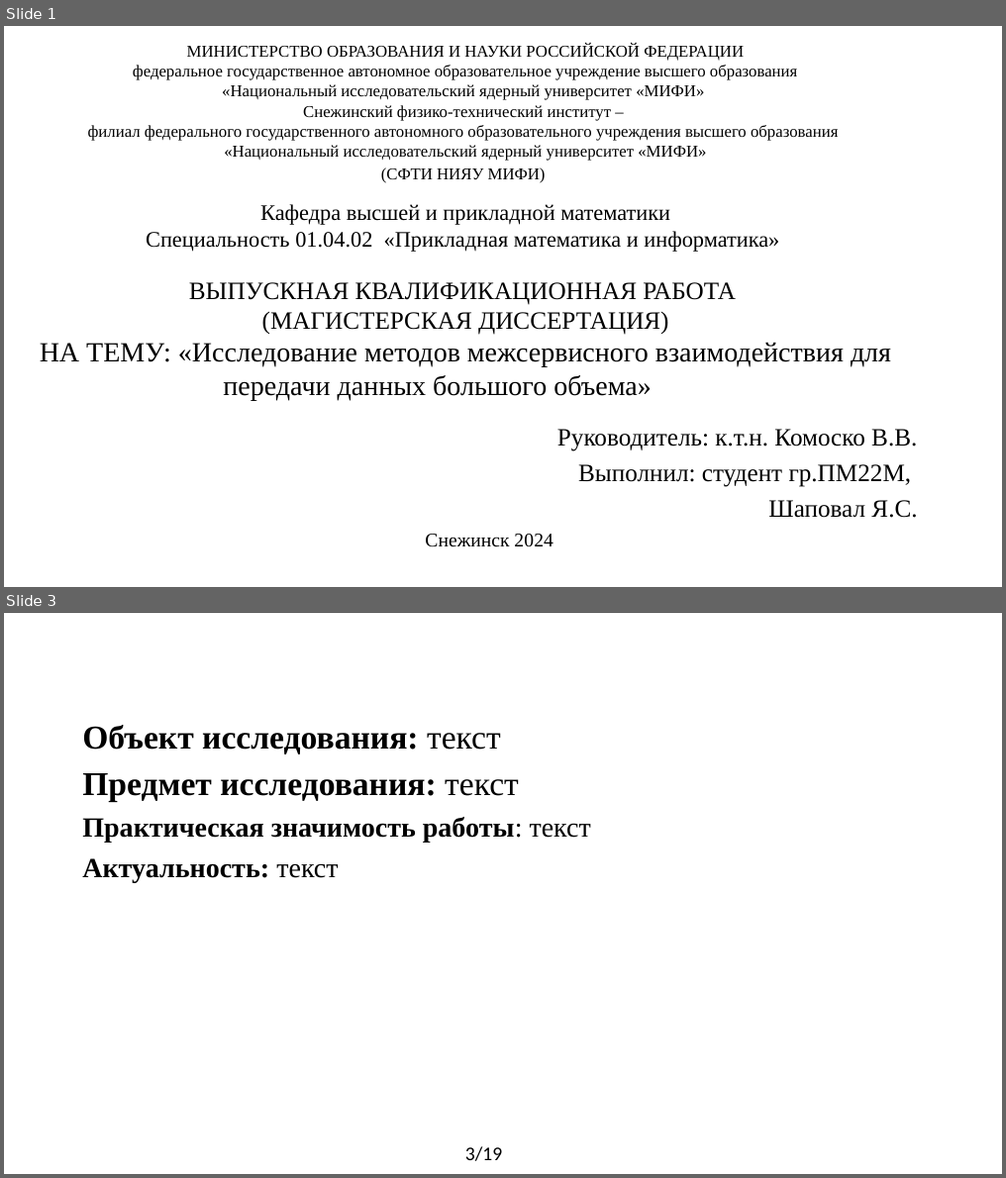
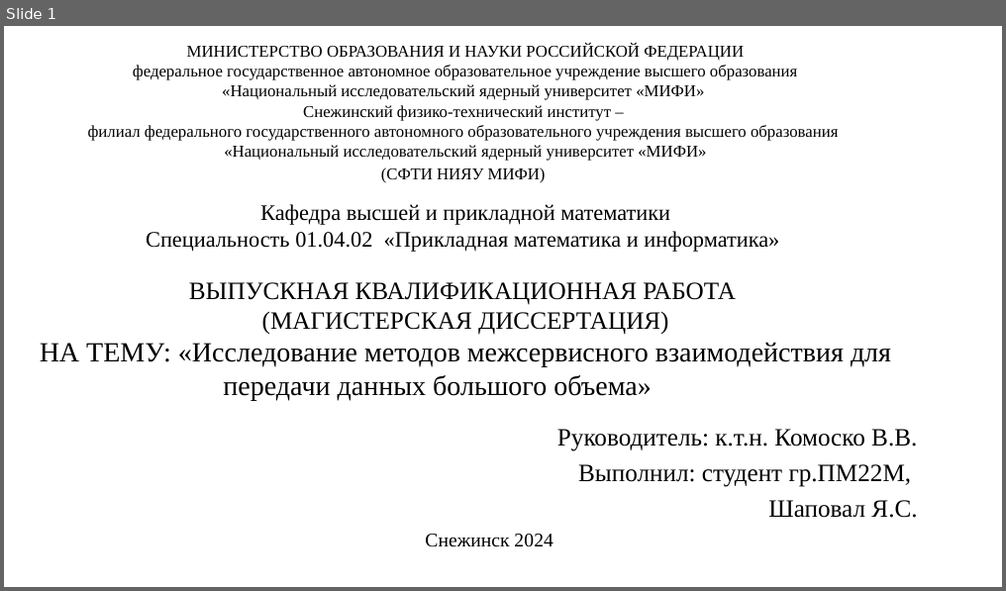
Before and after one commit to yaroslavshap/Http1_Http2_speed, a slide deck: documents/Презентация_Шаповал.pptx. Shown one above the other, each under a label of ours: slides 1 and 3 before the commit, slide 1 after it; the slides between them are not shown. The pictures are 1006x1178 and 1006x591 pixels, drawn with LibreOffice and Linux fonts; fonts in the diff are those of the drawing. Boxes give left, top, right and bottom in pixels: in the first picture for what was removed or moved away, otherwise in the second. Text is boxed around its words. In the diff, an @@ line names an element or a change of style, - is before the commit and + after.

```diff
--- a/documents/Презентация_Шаповал.pptx
+++ b/documents/Презентация_Шаповал.pptx
@@ slide 3 removed at bbox=[4, 613, 1002, 1174], background #FFFFFF @@
@@ text removed at bbox=[82, 725, 591, 882] @@
-Объект исследования: текст
-Предмет исследования: текст
-Практическая значимость работы: текст
-Актуальность: текст
@@ text removed at bbox=[465, 1147, 502, 1161] @@
-3/19
```
Also in this commit, not shown: 11 slides changed, 6 slides added, 5 other slides removed, 1 other file.
